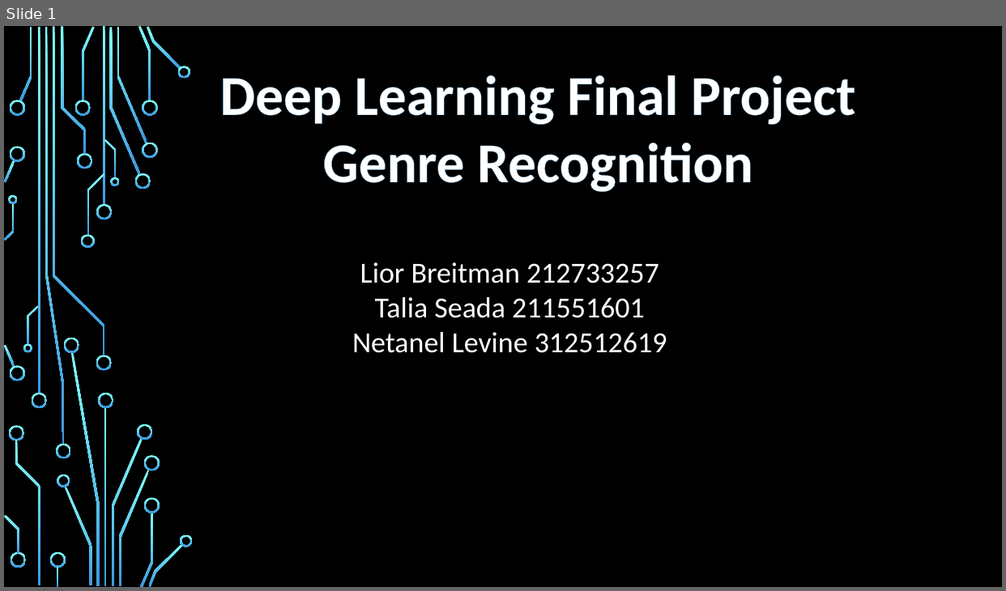
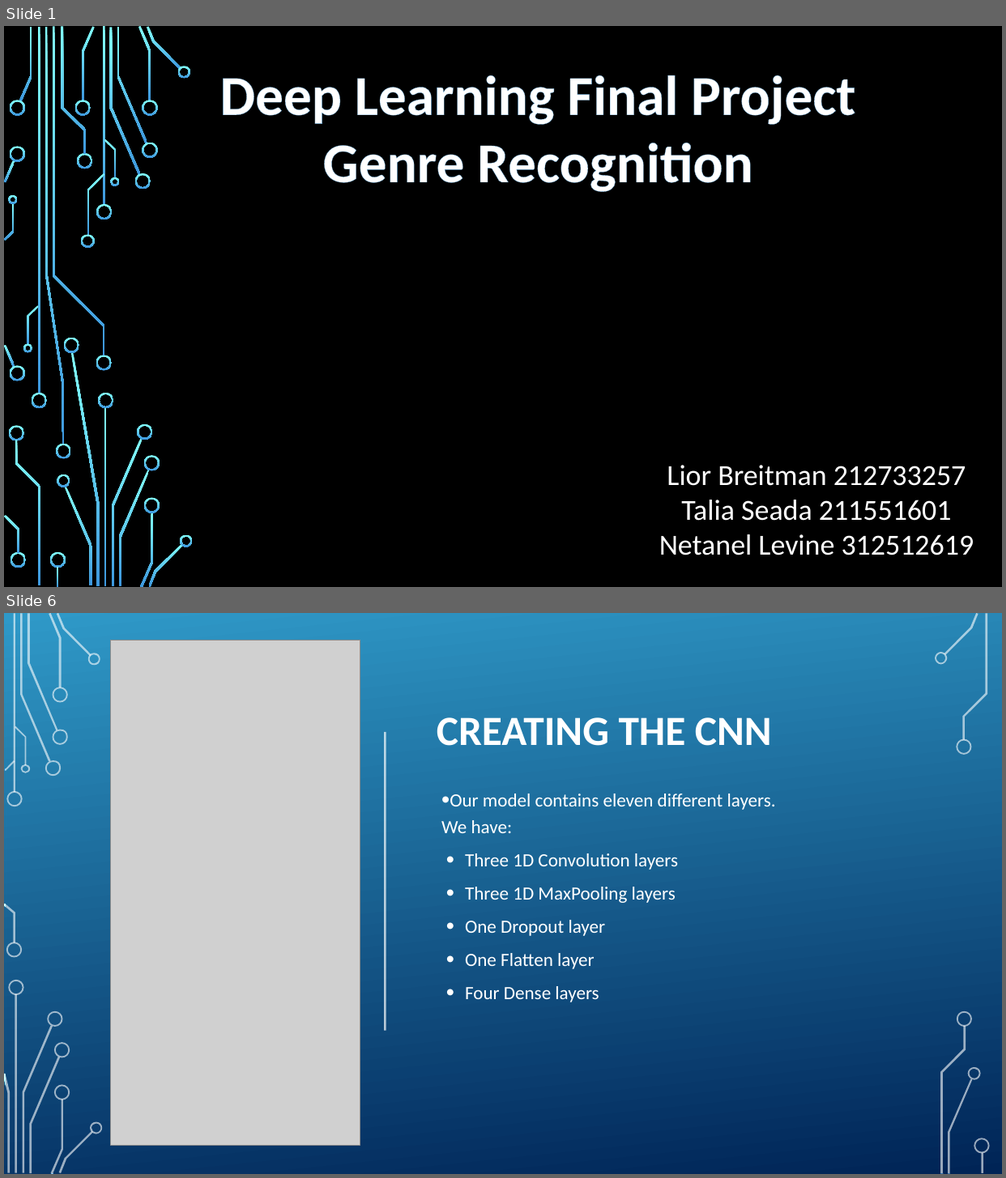
Before and after one commit to netanellevine/Songs_Genres_Classification, a slide deck: Deep learning presentation.pptx. Shown one above the other, each under a label of ours: slide 1 before the commit, slides 1 and 6 after it; the slides between them are not shown. The pictures are 1006x591 and 1006x1178 pixels, drawn with LibreOffice and Linux fonts; fonts in the diff are those of the drawing; grey boxes stand for pictures; background and template pictures are left out. Boxes give left, top, right and bottom in pixels: in the first picture for what was removed or moved away, otherwise in the second. Text is boxed around its words. In the diff, an @@ line names an element or a change of style, - is before the commit and + after.

```diff
--- a/Deep learning presentation.pptx
+++ b/Deep learning presentation.pptx
@@ slide 6 added at (4,613,1002,1174), background picture (left out) @@
@@ rectangle added at (6,613,1002,1173), fill gradient #3198C9 to #002456 @@
@@ picture added at (110,640,360,1145) @@
@@ line added from (385, 732) to (385, 1031), #FFFFFF 2 pt @@
@@ text added at (437,717,772,746), 40 pt, text #FFFFFF, bold @@
+CREATING THE CNN
@@ text added at (441,794,776,1003), 18 pt, text #FFFFFF @@
+• Our model contains eleven different layers.
+  We have:
+• Three 1D Convolution layers
+• Three 1D MaxPooling layers
+• One Dropout layer
+• One Flatten layer
+• Four Dense layers
@@ group added at (4,613,103,1174): 24 freeform shapes, 2 rectangles @@
@@ group added at (4,613,990,1174): 33 freeform shapes, 3 rectangles @@
@@ group added at (935,613,990,1174): 9 freeform shapes, 1 rectangle @@
@@ slide 1 changed as well @@
@@ text "Lior Breitman 212733257": place and size @@
-text "Lior Breitman 212733257" at (352,263,667,353)
+text "Lior Breitman 212733257" at (659,465,974,556)
```
Also in this commit, not shown: 2 other slides changed, 4 other slides added, 1 slide removed, 1 other file.
